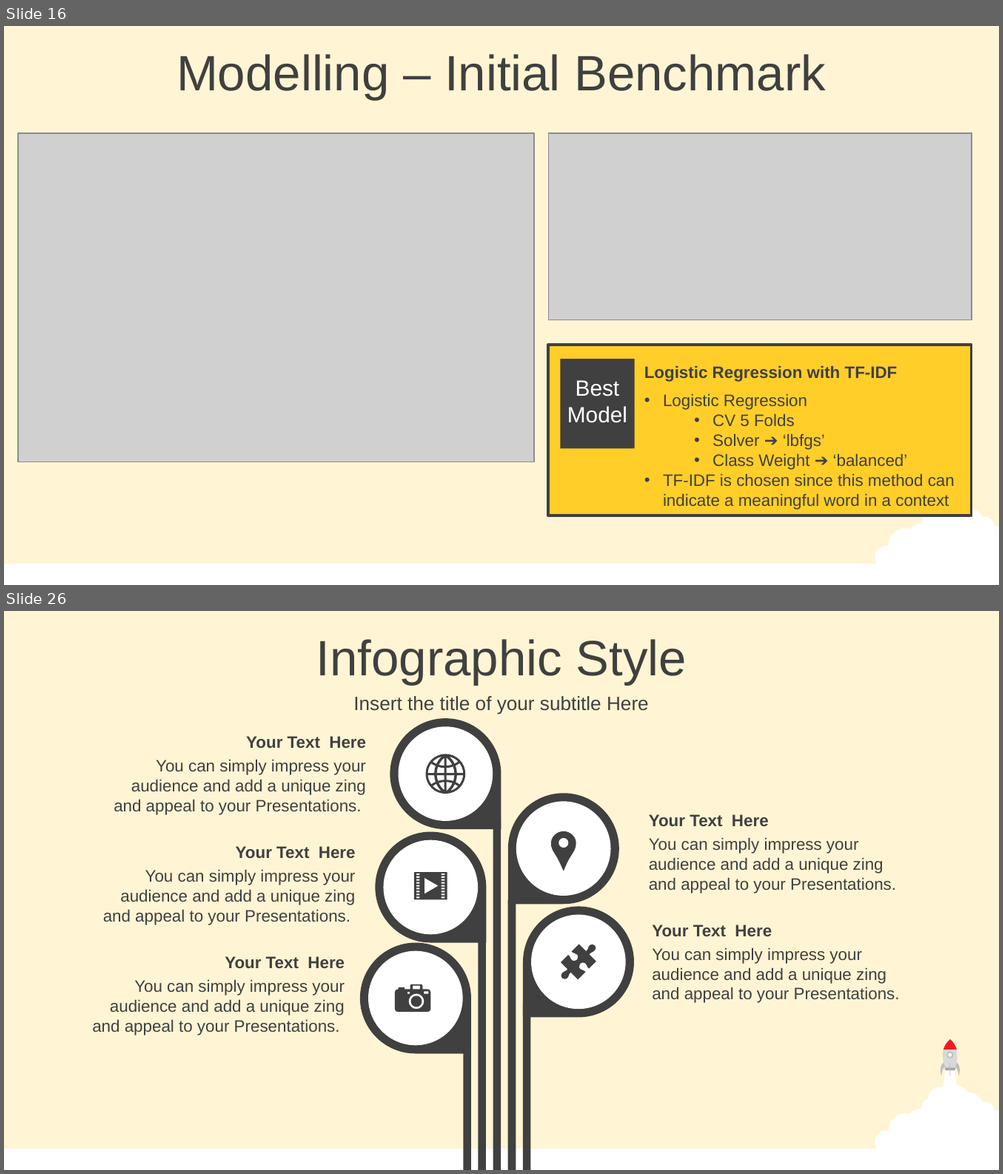
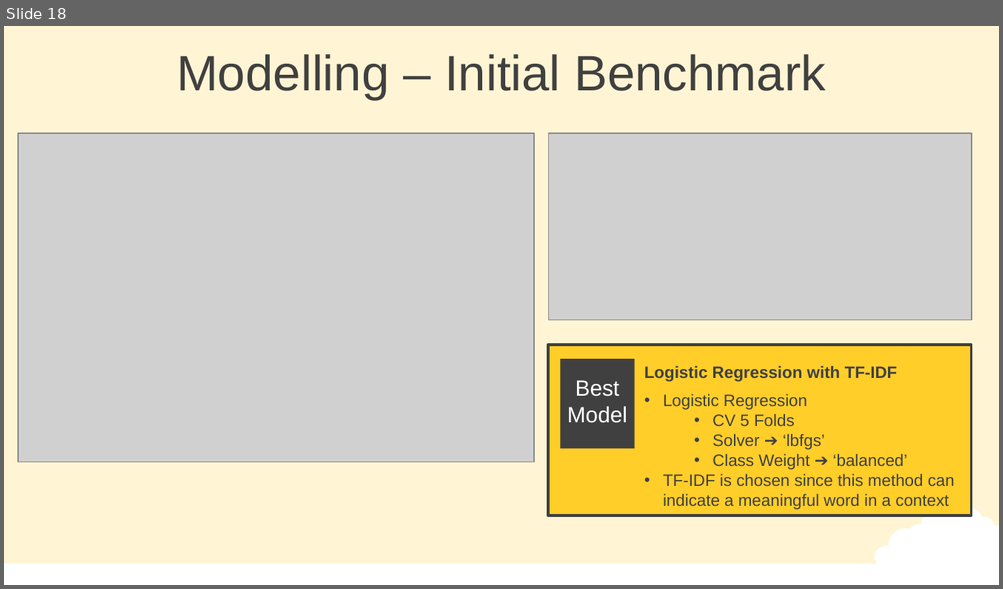
Before and after one commit to Damianus04/data-science-purwadhika-final-project, a slide deck: 0-Final-Project-Presentation.pptx. Shown one above the other, each under a label of ours: slides 16 and 26 before the commit, slide 18 after it; the slides between them are not shown. The pictures are 1003x1174 and 1003x589 pixels, drawn with LibreOffice and Linux fonts; fonts in the diff are those of the drawing; grey boxes stand for pictures. Boxes give left, top, right and bottom in pixels: in the first picture for what was removed or moved away, otherwise in the second. Text is boxed around its words. In the diff, an @@ line names an element or a change of style, - is before the commit and + after.

```diff
--- a/0-Final-Project-Presentation.pptx
+++ b/0-Final-Project-Presentation.pptx
@@ slide 26 removed at <box>4,611,999,1170</box>, background #FFF5D4; not listed: 2 template elements that a slide beside it also shows @@
@@ text removed at <box>316,639,686,685</box> @@
-Infographic Style
@@ text removed at <box>353,696,649,715</box> @@
-Insert the title of your subtitle Here
@@ teardrop removed at <box>390,718,501,830</box> @@
@@ text removed at <box>246,736,366,748</box> @@
-Your Text Here
@@ ellipse removed at <box>398,726,492,821</box> @@
@@ text removed at <box>114,759,366,815</box> @@
-You can simply impress your audience and add a unique zing and appeal to your Presentations.
@@ freeform shape removed at <box>426,755,466,794</box> @@
@@ teardrop removed at <box>508,793,620,904</box> @@
@@ ellipse removed at <box>516,802,611,897</box> @@
@@ teardrop removed at <box>375,832,486,943</box> @@
@@ rectangle removed at <box>493,818,501,1170</box> @@
@@ freeform shape removed at <box>540,826,586,871</box> @@
@@ text removed at <box>649,815,768,826</box> @@
-Your Text Here
@@ text removed at <box>236,846,356,858</box> @@
-Your Text Here
@@ ellipse removed at <box>383,840,478,934</box> @@
@@ text removed at <box>649,837,896,894</box> @@
-You can simply impress your audience and add a unique zing and appeal to your Presentations.
@@ text removed at <box>103,869,356,925</box> @@
-You can simply impress your audience and add a unique zing and appeal to your Presentations.
@@ freeform shape removed at <box>414,872,447,900</box> @@
@@ rectangle removed at <box>478,900,486,1170</box> @@
@@ rectangle removed at <box>508,900,516,1170</box> @@
@@ teardrop removed at <box>523,906,634,1018</box> @@
@@ ellipse removed at <box>531,915,626,1010</box> @@
@@ teardrop removed at <box>360,943,472,1054</box> @@
@@ freeform shape removed at <box>553,937,603,988</box> @@
@@ text removed at <box>652,925,771,937</box> @@
-Your Text Here
@@ text removed at <box>225,957,344,968</box> @@
-Your Text Here
@@ ellipse removed at <box>368,951,463,1045</box> @@
@@ text removed at <box>652,948,899,1003</box> @@
-You can simply impress your audience and add a unique zing and appeal to your Presentations.
@@ text removed at <box>92,980,344,1036</box> @@
-You can simply impress your audience and add a unique zing and appeal to your Presentations.
@@ freeform shape removed at <box>395,985,431,1013</box> @@
@@ rectangle removed at <box>464,1002,472,1170</box> @@
@@ rectangle removed at <box>523,1002,531,1170</box> @@
@@ group removed at <box>940,1039,959,1076</box>: 5 freeform shapes, 1 ellipse, 1 rectangle @@
@@ what was slide 16 is now slide 18 @@
```
Also in this commit, not shown: 4 slides changed, 14 slides added, 40 other slides removed, 12 other files.
